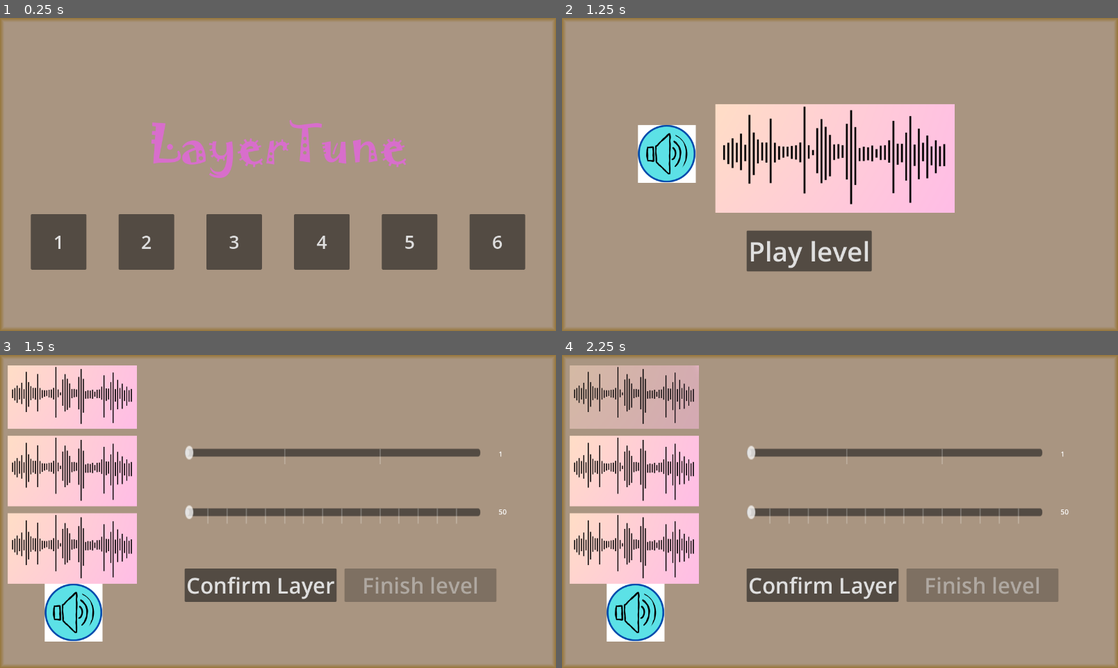
Above: before the commit, frames 1-4 (two rows, left to right).
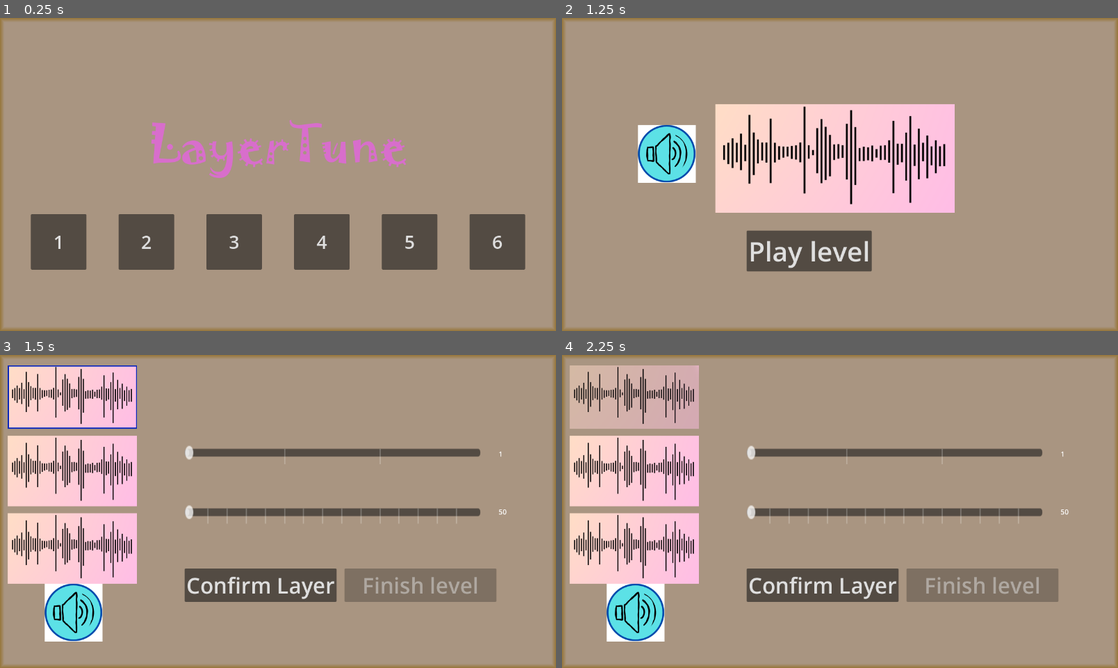
Above: after the commit, the same moments.

Repository: TheoThenault/LayerTune
Game: Godot game, scene res://Scenes/main_scene.tscn
Two runs of this game, one before a commit and one after it. Both use one fixed random seed, a clock stepped at 60 frames per second and the inputs below.
Inputs (mouse positions are in pixels of both pictures, inside the frame that each line leads up to):
- Up to frame 1 (0.25 s): no input
- Up to frame 2 (1.25 s): click "1" at 0.5 s
- Up to frame 3 (1.5 s): click "Play level" at 1.25 s
- Up to frame 4 (2.25 s): click (634, 395) at 2 s

Frames 1-2 are identical in both runs. In frame 3, 0.4% of the frame differs, in the area x 1-25%, y 3-24%; in frame 4, nothing differs.

Commit message:
Changement automatique de layer

Diff:
--- a/Scripts/Buttons/levelplay_button_confirm_layer.gd
+++ b/Scripts/Buttons/levelplay_button_confirm_layer.gd
@@ -20,3 +20,10 @@
 		GAME.current_layer.note = GAME.SliderNote.value
 		GAME.current_layer.bpm  = GAME.SliderTempo.value
 		GAME.confirmed_layer += 1
+
+		if(GAME.current_layer.numero+1 < GAME.current_level.layers.size()):
+			if(GAME.current_layer):
+					GAME.current_layer.texture_normal = GAME.disabled_image
+			GAME.current_layer = GAME.current_level.layers[GAME.current_layer.numero+1]
+			if(GAME.current_layer):
+				GAME.current_layer.texture_normal = GAME.focus_image
--- a/Scripts/Buttons/mainmenu_button_change_level.gd
+++ b/Scripts/Buttons/mainmenu_button_change_level.gd
@@ -8,3 +8,7 @@
 	GAME.load_level(num_level)
 	GAME.MainMenu.hide()
 	GAME.LevelStart.show()
+
+	GAME.current_layer = get_node("../../../LevelPlay/ContainerLayers/PlayLayer1")
+	if(GAME.current_layer):
+		GAME.current_layer.texture_normal = GAME.focus_image
